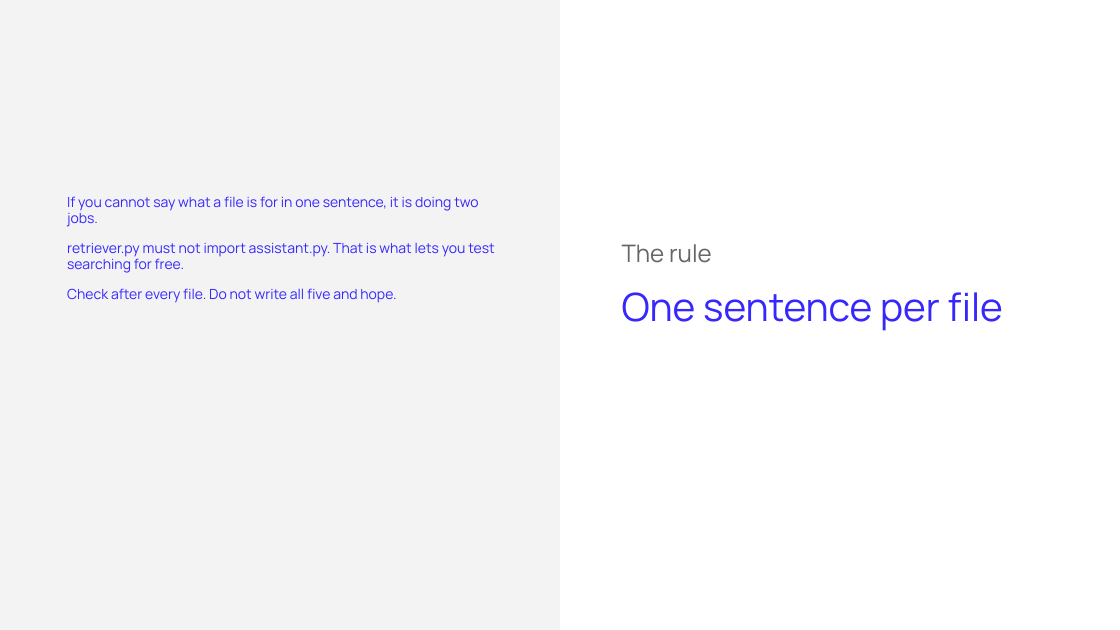
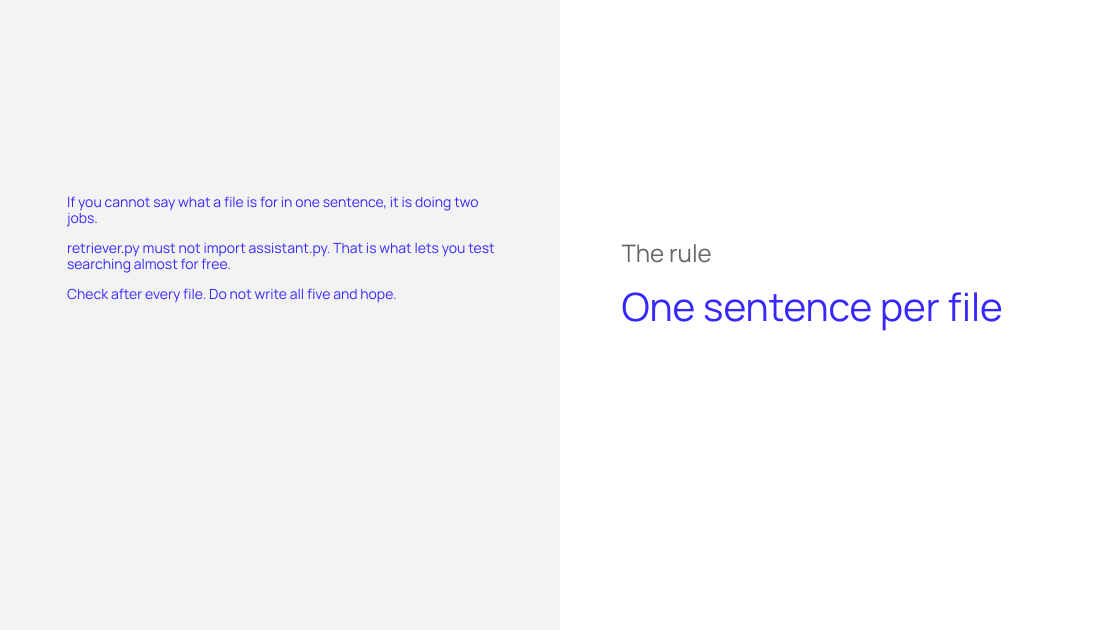
Before and after one commit to ArtyoMKo/tumo_month_workshop, a slide deck: slide 6 of slides/Lesson 6 - From Notebook to Python Project.pptx. Drawn at 1120x630 pixels with LibreOffice and Linux fonts; fonts in the diff are those of the drawing. Boxes give left, top, right and bottom in pixels: in the first picture for what was removed or moved away, otherwise in the second. Text is boxed around its words. In the diff, an @@ line names an element or a change of style, - is before the commit and + after.

```diff
--- a/slides/Lesson 6 - From Notebook to Python Project.pptx
+++ b/slides/Lesson 6 - From Notebook to Python Project.pptx
@@ text at bbox=[67, 243, 494, 273]: text changed @@
-retriever.py must not import assistant.py. That is what lets you test searching for free.
+retriever.py must not import assistant.py. That is what lets you test searching almost for free.
```
Also in this commit, not shown: 35 other files.
